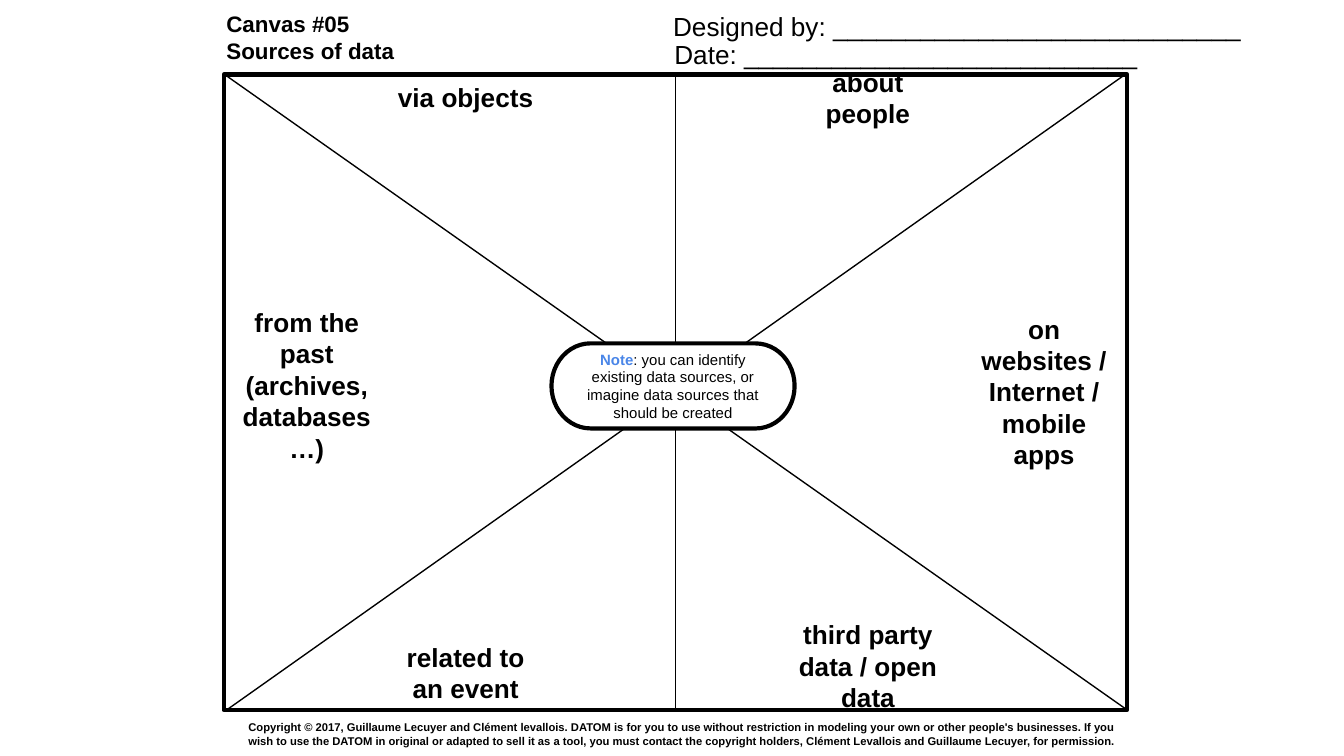
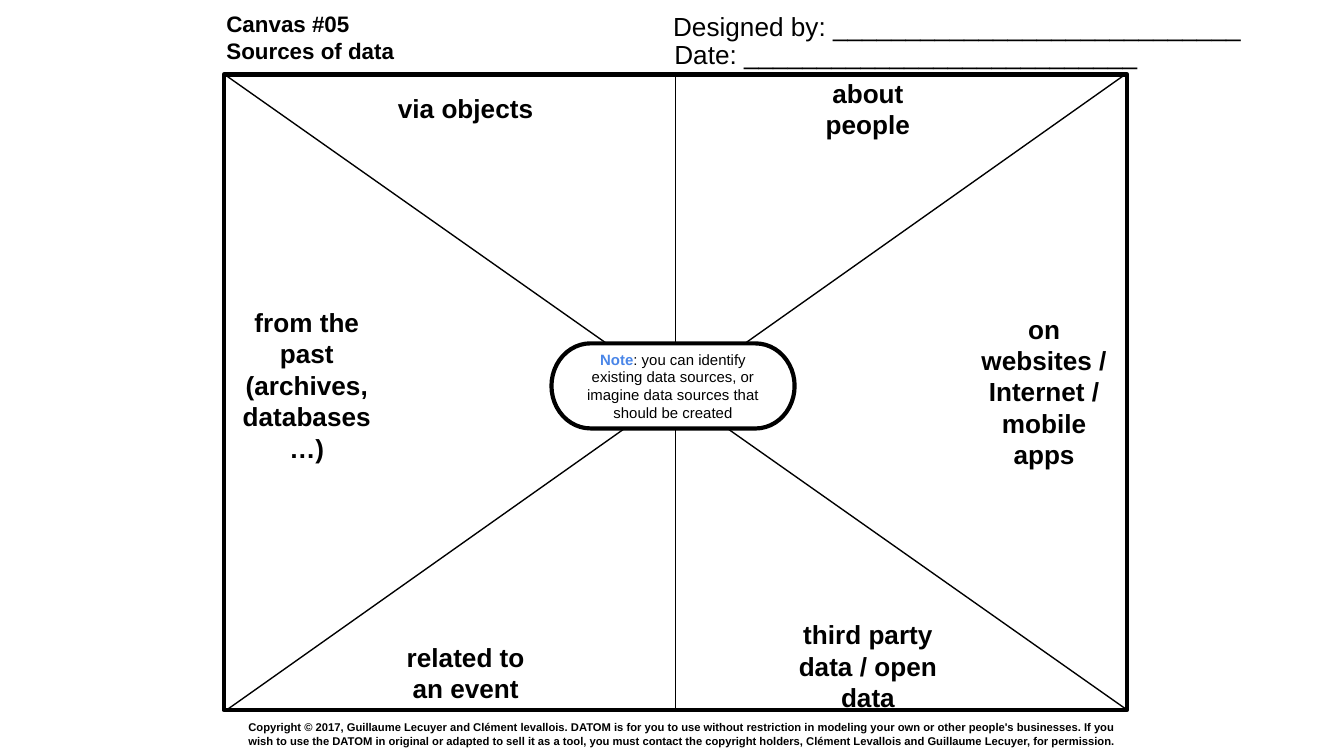
Before and after one commit to DDBM/main, a slide deck: slide 7 of docs/ppt/en/method/DATOM-Method-all-canvas-EN.pptx. Drawn at 1344x756 pixels with LibreOffice and Linux fonts; fonts in the diff are those of the drawing. Boxes give left, top, right and bottom in pixels: in the first picture for what was removed or moved away, otherwise in the second. Text is boxed around its words. In the diff, an @@ line names an element or a change of style, - is before the commit and + after.

```diff
--- a/docs/ppt/en/method/DATOM-Method-all-canvas-EN.pptx
+++ b/docs/ppt/en/method/DATOM-Method-all-canvas-EN.pptx
@@ text "via objects": place and size @@
-text "via objects" at [398,88,534,113]
+text "via objects" at [398,99,534,124]
@@ text "about people": place and size @@
-text "about people" at [826,70,910,129]
+text "about people" at [826,84,910,140]
```
Also in this commit, not shown: 5 other slides changed, 15 other files.
